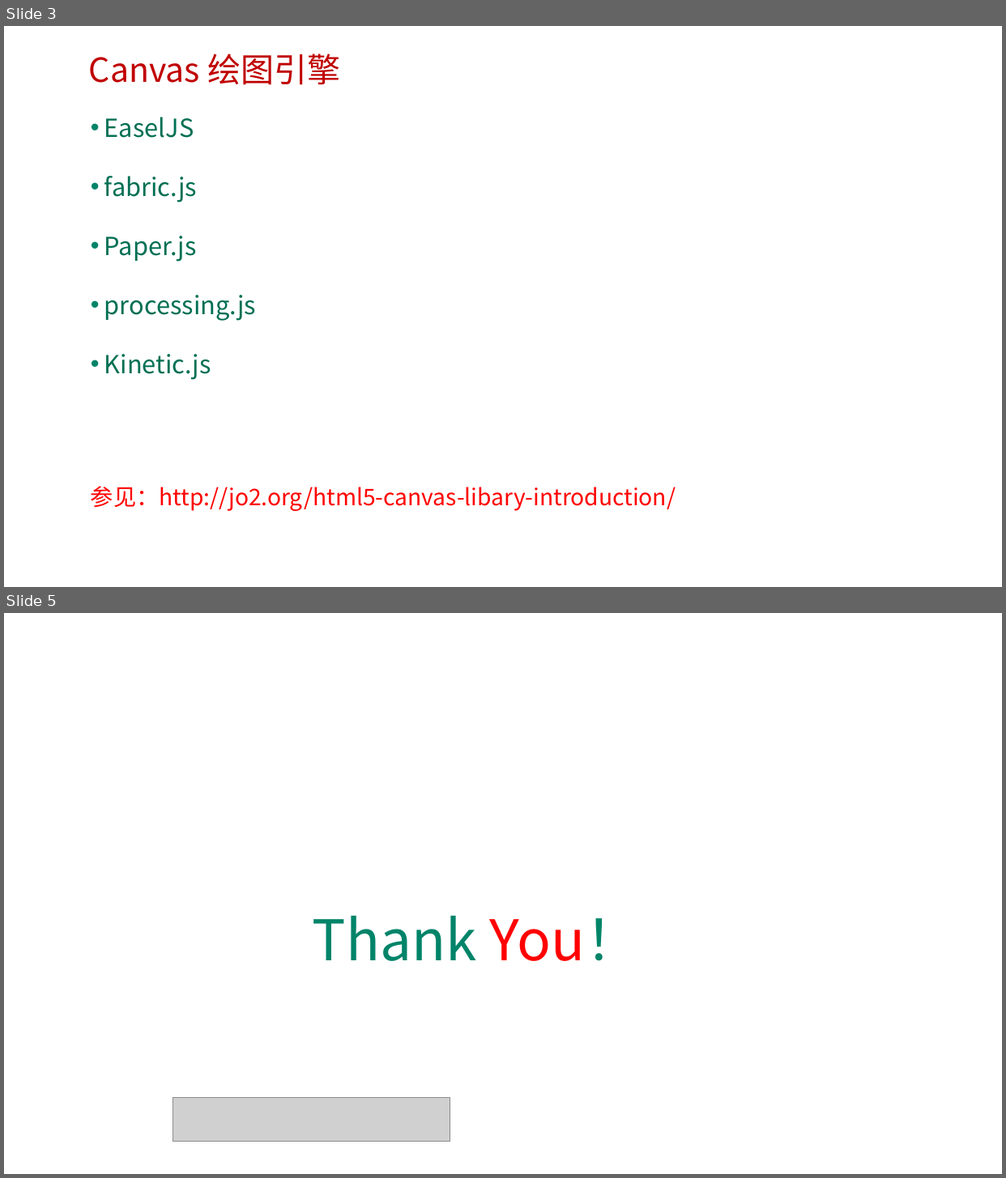
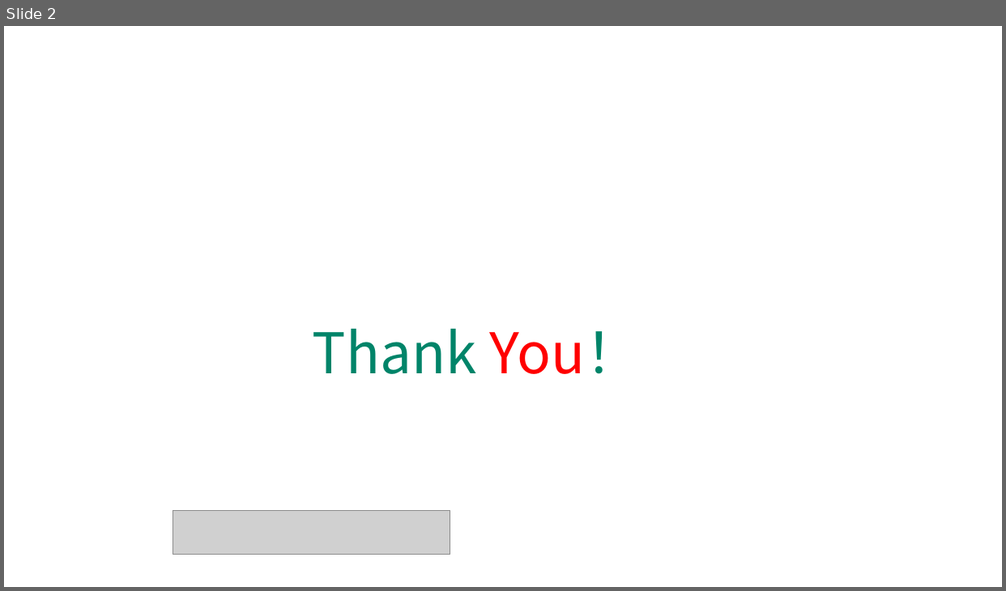
Before and after one commit to edu2act/course-H5-Animation-and-Game-Development, a slide deck: materials/slides/ch16.pptx. Shown one above the other, each under a label of ours: slides 3 and 5 before the commit, slide 2 after it; the slides between them are not shown. The pictures are 1006x1178 and 1006x591 pixels, drawn with LibreOffice and Linux fonts; fonts in the diff are those of the drawing; grey boxes stand for pictures; background and template pictures are left out. Boxes give left, top, right and bottom in pixels: in the first picture for what was removed or moved away, otherwise in the second. Text is boxed around its words. In the diff, an @@ line names an element or a change of style, - is before the commit and + after.

```diff
--- a/materials/slides/ch16.pptx
+++ b/materials/slides/ch16.pptx
@@ slide 3 removed at <box>4,26,1002,587</box>, background picture (left out) @@
@@ text removed at <box>89,54,340,85</box> @@
-Canvas 绘图引擎
@@ text removed at <box>104,117,256,380</box> @@
-• EaselJS
-• fabric.js
-• Paper.js
-• processing.js
-• Kinetic.js
@@ text removed at <box>91,486,675,511</box> @@
-参见：http://jo2.org/html5-canvas-libary-introduction/
@@ what was slide 5 is now slide 2 @@
```
Also in this commit, not shown: 1 slide changed, 2 other slides removed, 13 other files.
